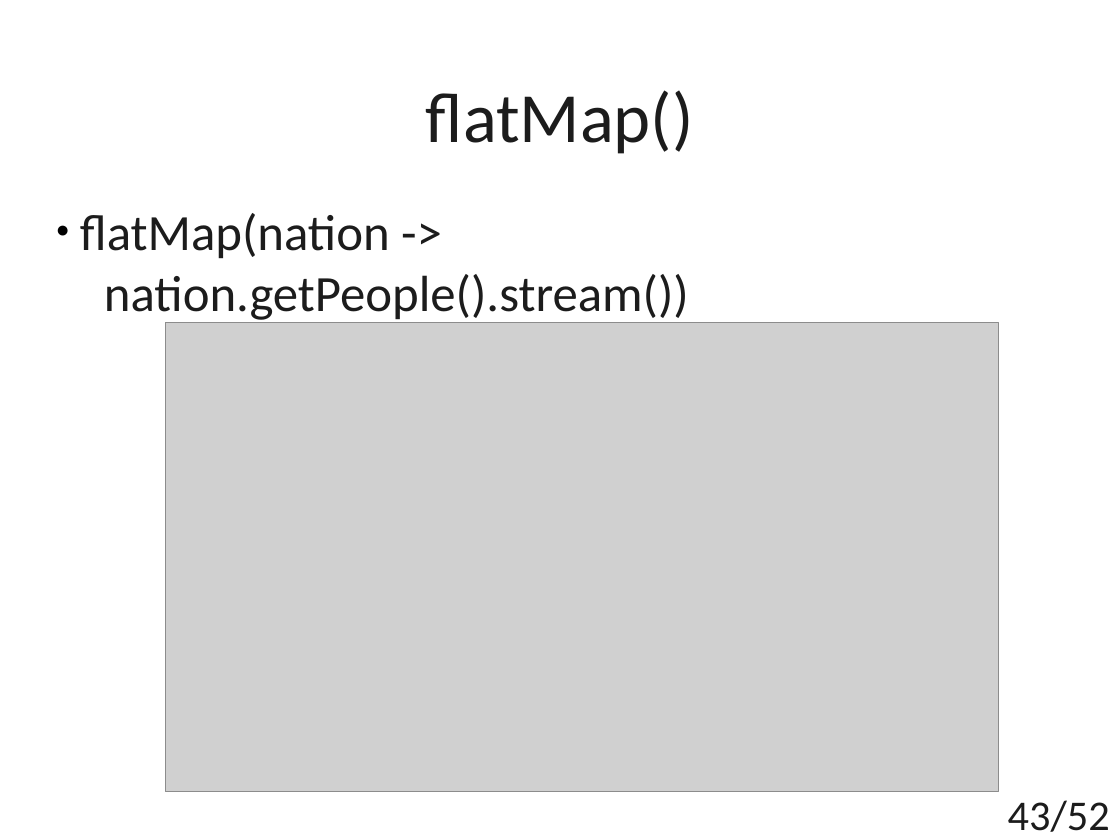
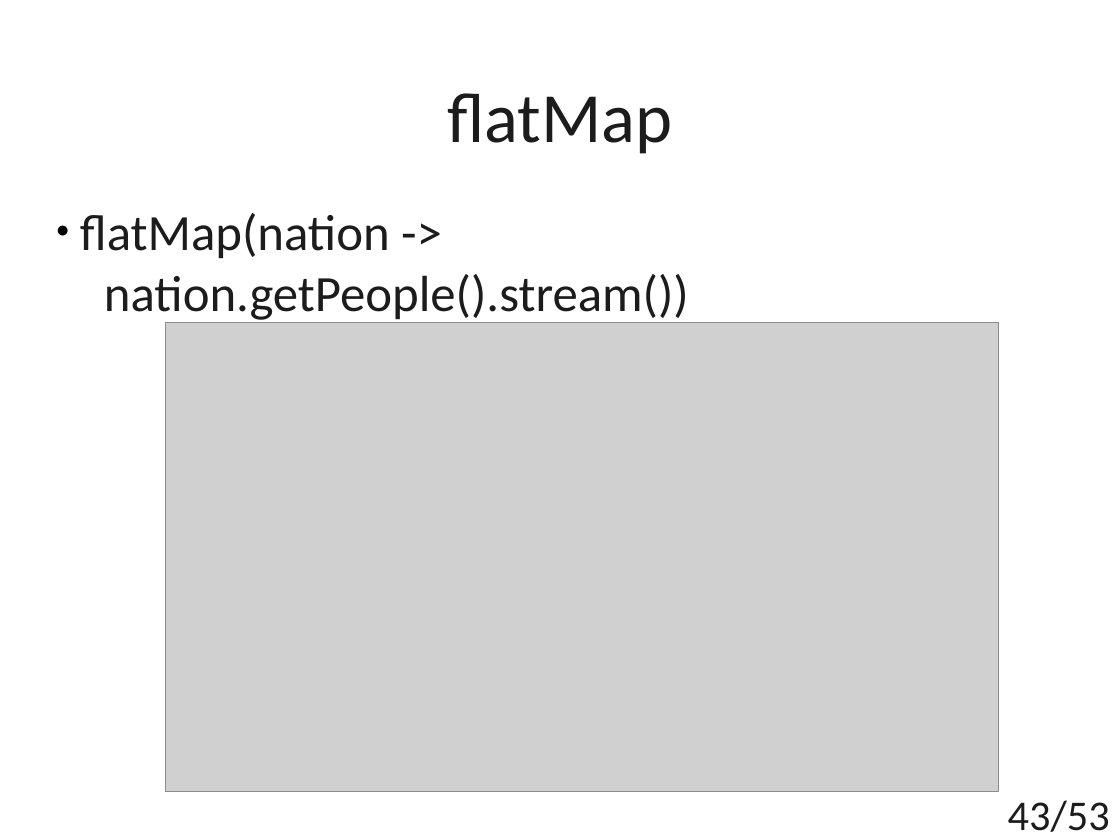
Before and after one commit to t4upl/java-streams-workshop, a slide deck: slide 43 of src/main/resources/editables/presentation.odp. Drawn at 1120x840 pixels with LibreOffice and Linux fonts; fonts in the diff are those of the drawing; grey boxes stand for pictures. Boxes give left, top, right and bottom in pixels: in the first picture for what was removed or moved away, otherwise in the second. Text is boxed around its words. In the diff, an @@ line names an element or a change of style, - is before the commit and + after.

```diff
--- a/src/main/resources/editables/presentation.odp
+++ b/src/main/resources/editables/presentation.odp
@@ title at (447, 93, 672, 154): text changed @@
-flatMap()
+flatMap
@@ page number at (1008, 800, 1110, 832): text changed @@
-43/52
+43/53
```
Also in this commit, not shown: 4 other slides changed, 1 slide added, 2 other files.
